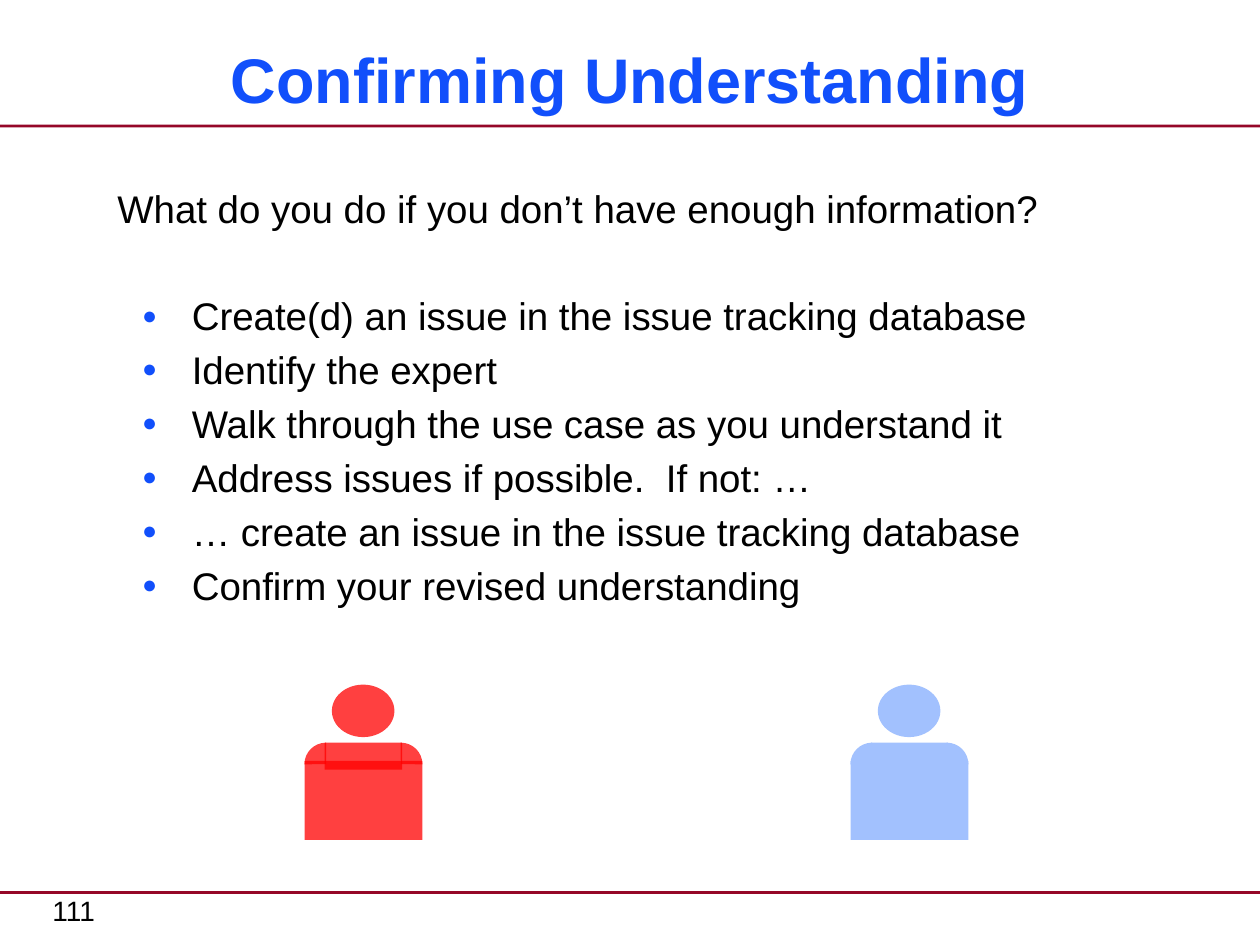
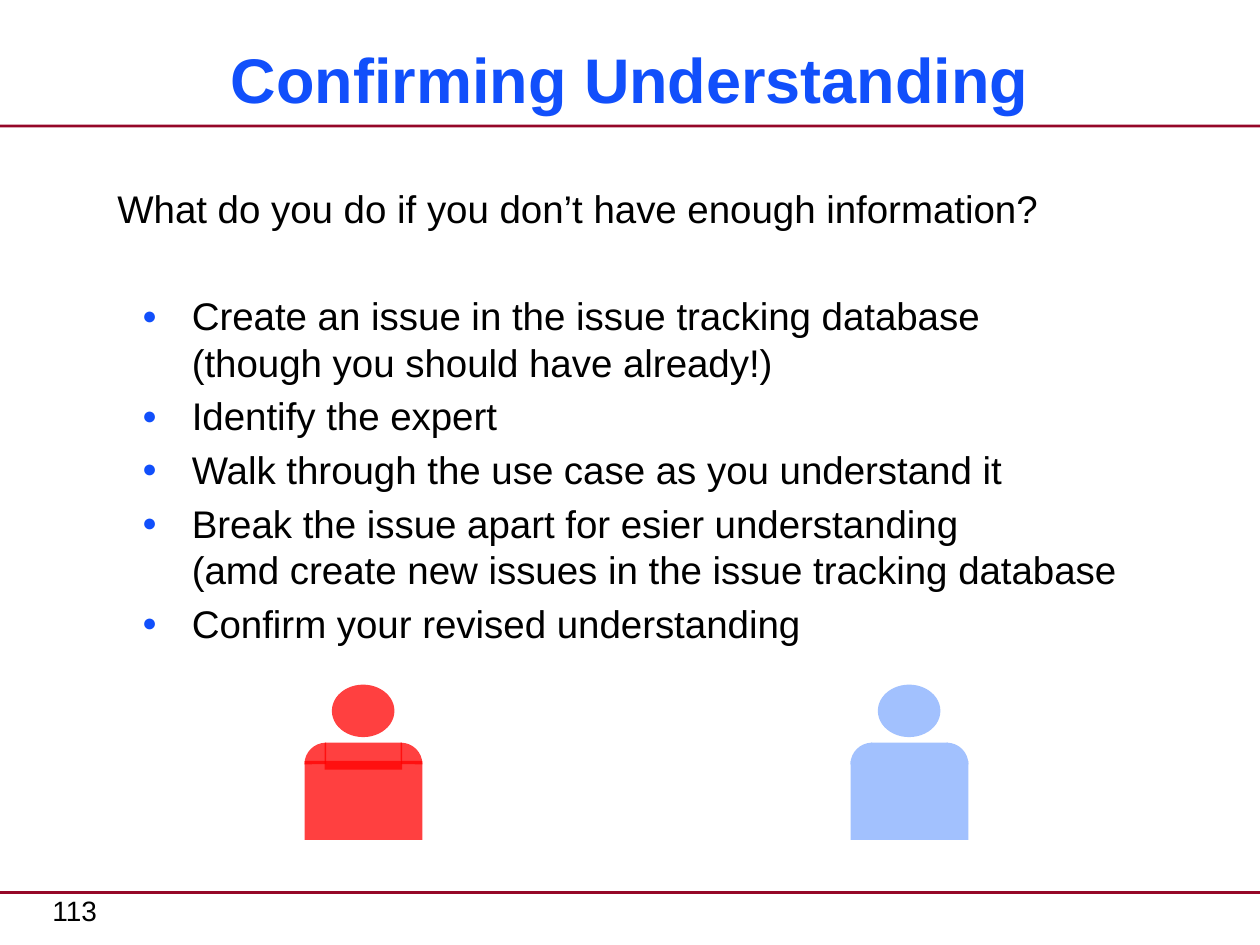
Before and after one commit to xtuml/training, a slide deck: slide 113 of courses/xtUML-Modeling/Requirements-Clarification/RequirementsClarification-CourseSlides.pptx (slide 111 before the commit). Drawn at 1260x945 pixels with LibreOffice and Linux fonts; fonts in the diff are those of the drawing. Boxes give left, top, right and bottom in pixels: in the first picture for what was removed or moved away, otherwise in the second. Text is boxed around its words. In the diff, an @@ line names an element or a change of style, - is before the commit and + after.

```diff
--- a/courses/xtUML-Modeling/Requirements-Clarification/RequirementsClarification-CourseSlides.pptx
+++ b/courses/xtUML-Modeling/Requirements-Clarification/RequirementsClarification-CourseSlides.pptx
@@ text at <box>192,302,980,384</box>: text changed @@
-  ● Create(d) an issue in the issue tracking database
+  ● Create an issue in the issue tracking database
+    (though you should have already!)
@@ text at <box>192,510,1116,592</box>: text changed @@
-  ● Address issues if possible. If not: …
-  ● … create an issue in the issue tracking database
+  ● Break the issue apart for esier understanding
+    (amd create new issues in the issue tracking database
@@ page number at <box>52,901,96,922</box>: text changed @@
-111
+113
```
Also in this commit, not shown: 5 other slides changed, 8 slides added, 5 slides removed.
